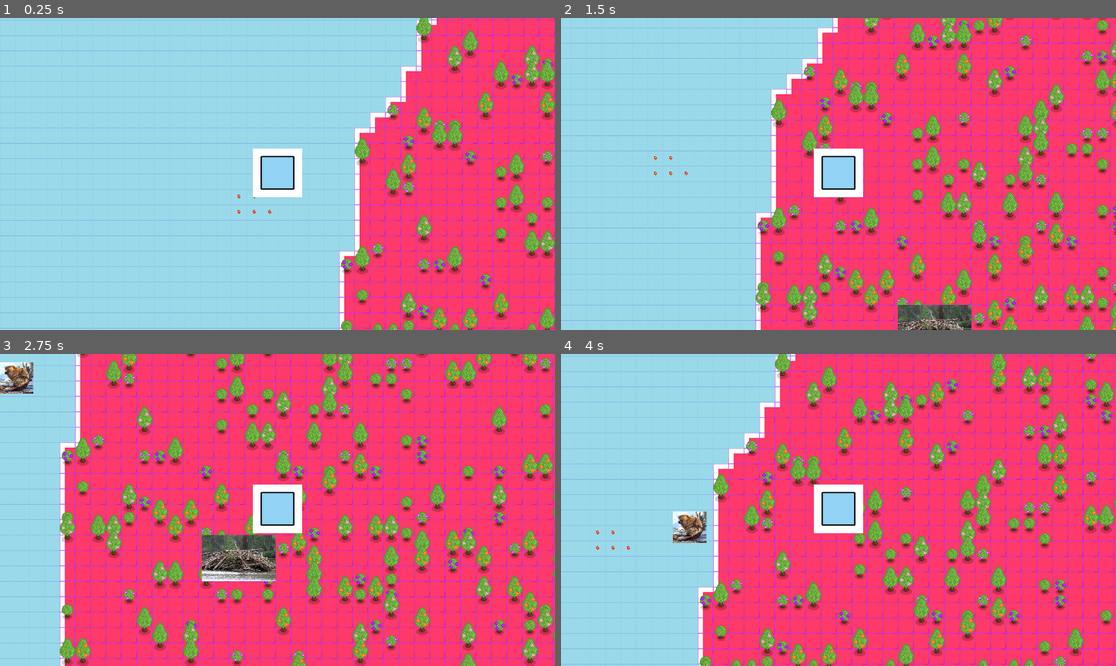
Above: before the commit, frames 1-4 (two rows, left to right).
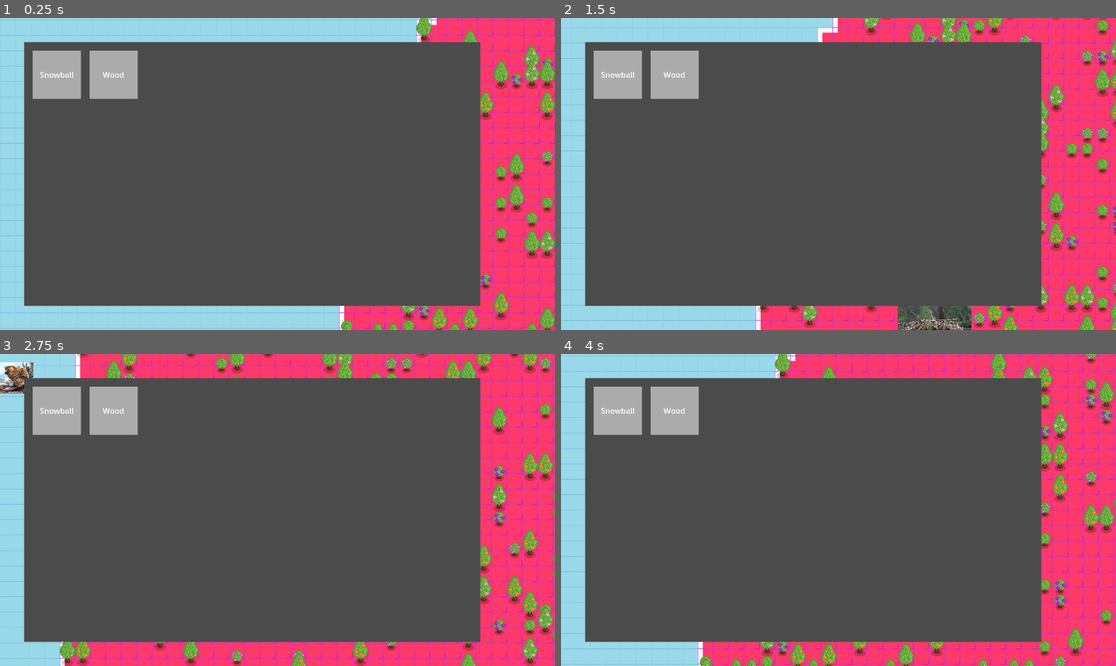
Above: after the commit, the same moments.

Repository: BigWing06/CS3-CapstoneProject
Game: Godot game, scene res://Viewport/Main.tscn
Two runs of this game, one before a commit and one after it. Both use one fixed random seed, a clock stepped at 60 frames per second and the inputs below.
Inputs (mouse positions are in pixels of both pictures, inside the frame that each line leads up to):
- Up to frame 1 (0.25 s): no input
- Up to frame 2 (1.5 s): tap Enter at 0.5 s; move the mouse to (960, 158) at 0.52 s; hold D (move_right) 0.53-1.28 s; click (960, 158) at 0.6 s; move the mouse to (727, 189) at 1.27 s; hold S (move_down) from 1.28 s (still down); right-click (727, 189) at 1.35 s
- Up to frame 3 (2.75 s): move the mouse to (333, 441) at 2.02 s; release S (move_down) at 2.03 s; hold D (move_right) from 2.03 s (still down); tap Mouse wheel down (scrollDown) at 2.1 s
- Up to frame 4 (4 s): move the mouse to (810, 572) at 2.77 s; release D (move_right) at 2.78 s; hold W (move_up) 2.78-3.53 s; tap Mouse wheel up (scrollUp) at 2.85 s; move the mouse to (1005, 556) at 3.52 s; hold A (move_left) from 3.53 s (still down); click (1005, 556) at 3.6 s

The runs differ from the first frame. In frame 1, 70% of the frame differs, in the area x 4-87%, y 7-93%; in frame 2, 70%; in frame 3, 69%; in frame 4, 70%.

Commit message:
Initial Version of Inventory Creation

Diff:
--- a/Player/Player.gd
+++ b/Player/Player.gd
@@ -14,6 +14,7 @@
 	global.world.get_node("TileMaps").playerRenderNeighborChunks(getCurrentChunk())
 	inventory.add("wood", 100)
 	inventory.add("snowball", 100)
+
 
 func getCurrentChunk() -> Vector2i: #Returns the current chunk that the player is in
 	return global.world.get_node("TileMaps").getChunk(position)
--- a/Viewport/Main.tscn
+++ b/Viewport/Main.tscn
@@ -1,7 +1,8 @@
-[gd_scene load_steps=3 format=3 uid="uid://dohb7sohljxyf"]
+[gd_scene load_steps=4 format=3 uid="uid://dohb7sohljxyf"]
 
 [ext_resource type="PackedScene" uid="uid://dbcpk0a8t4ern" path="res://World/world.tscn" id="1_n8kvi"]
 [ext_resource type="PackedScene" uid="uid://cvpbb8pit8q8p" path="res://inventory/buildMenu/buildMenu.tscn" id="2_afsl5"]
+[ext_resource type="PackedScene" uid="uid://4an7svyd3c01" path="res://inventory/craftingMenu/craftingMenu.tscn" id="3_d41mf"]
 
 [node name="Main" type="Node2D"]
 
@@ -9,6 +10,9 @@
 
 [node name="UIParent" type="CanvasLayer" parent="."]
 
-[node name="CraftingMenu" parent="UIParent" instance=ExtResource("2_afsl5")]
+[node name="buildMenu" parent="UIParent" instance=ExtResource("2_afsl5")]
 grow_horizontal = 1
 grow_vertical = 1
+
+[node name="craftingMenu" parent="UIParent" instance=ExtResource("3_d41mf")]
+anchors_preset = -1
--- a/inventory/buildMenu/buildMenu.tscn
+++ b/inventory/buildMenu/buildMenu.tscn
@@ -1,7 +1,8 @@
-[gd_scene load_steps=3 format=3 uid="uid://cvpbb8pit8q8p"]
+[gd_scene load_steps=4 format=3 uid="uid://cvpbb8pit8q8p"]
 
 [ext_resource type="Script" path="res://inventory/buildMenu/buildMenu.gd" id="1_ikopu"]
 [ext_resource type="Texture2D" uid="uid://d20g35wds82cd" path="res://Enemy/download.jpg" id="1_inlpd"]
+[ext_resource type="Texture2D" uid="uid://cwr7wlnmx01ci" path="res://fileNotFound.png" id="3_t3p12"]
 
 [node name="CraftingMenu" type="Control"]
 visible = false
@@ -73,4 +74,18 @@
 size_flags_vertical = 3
 theme_override_constants/separation = 0
 
+[node name="ColorRect" type="ColorRect" parent="scrollContainer/towerDisplayList"]
+layout_mode = 2
+color = Color(0.377919, 0.377919, 0.377919, 1)
+
+[node name="HBoxContainer" type="HBoxContainer" parent="scrollContainer/towerDisplayList"]
+layout_mode = 2
+
+[node name="TextureRect" type="TextureRect" parent="scrollContainer/towerDisplayList/HBoxContainer"]
+layout_direction = 2
+layout_mode = 2
+texture = ExtResource("3_t3p12")
+expand_mode = 3
+stretch_mode = 5
+
 [connection signal="selectedTowerChanged" from="." to="." method="_on_selected_tower_changed"]
--- a/inventory/buildMenu/buildMenuTowerListInstance.tscn
+++ b/inventory/buildMenu/buildMenuTowerListInstance.tscn
@@ -2,7 +2,6 @@
 
 [ext_resource type="Script" path="res://inventory/buildMenu/buildMenuTowerListInstance.gd" id="1_o6pfn"]
 [ext_resource type="Texture2D" uid="uid://d20g35wds82cd" path="res://Enemy/download.jpg" id="2_pj0g1"]
-
 
 [node name="root" type="Control"]
 custom_minimum_size = Vector2(0, 75)
--- /dev/null
+++ b/inventory/craftingMenu/craftingMenu.gd
@@ -0,0 +1,35 @@
+extends Control
+
+@onready var inventoryContinaer = preload("res://inventory/craftingMenu/inventoryItemSlot.tscn")
+@onready var craftingListInstance = preload("res://inventory/craftingMenu/craftingMenuListItem.tscn")
+@onready var gridContainer = $margin/GridContainer
+
+func _ready() -> void:
+	global.player.inventory.resourcesChanged.connect(update)
+	update("", 5)
+
+	#Generates the crating menu list
+	#for resource in utils.resourceJSON.keys():
+		#if "recipe" in utils.resourceJSON[resource].keys():
+			#var listItem = craftingListInstance.instantiate()
+			#listItem.display(resource)
+			#$margin/ScrollContainer/VBoxContainer.add_child(listItem)
+
+
+func _process(delta: float) -> void:
+	if Input.is_action_just_pressed("toggleInventory"):
+		_toggleMenu()
+
+func _toggleMenu():
+	visible = !visible
+
+func update(changed, amount): #Updates the inventory sceneInstances to match the currenty inventory dict passed in
+	var inventoryDict = global.player.inventory.getResourceDict()
+	for child in $margin/GridContainer.get_children():
+		child.queue_free()
+	var resources = inventoryDict.keys()
+	resources.sort()
+	for resource in resources:
+		var container = inventoryContinaer.instantiate()
+		container.display(resource)
+		gridContainer.add_child(container)
--- a/inventory/craftingMenu/craftingMenu.tscn
+++ b/inventory/craftingMenu/craftingMenu.tscn
@@ -1,6 +1,6 @@
 [gd_scene load_steps=2 format=3 uid="uid://4an7svyd3c01"]
 
-[ext_resource type="PackedScene" uid="uid://c2kjrlgsa3g3" path="res://inventory/craftingMenu/inventoryItemSlot.tscn" id="1_of746"]
+[ext_resource type="Script" path="res://inventory/craftingMenu/craftingMenu.gd" id="1_qkflq"]
 
 [node name="CraftingMenu" type="Control"]
 layout_mode = 3
@@ -9,6 +9,7 @@
 anchor_bottom = 1.0
 grow_horizontal = 2
 grow_vertical = 2
+script = ExtResource("1_qkflq")
 
 [node name="margin" type="Control" parent="."]
 layout_mode = 1
@@ -24,8 +25,8 @@
 
 [node name="ColorRect" type="ColorRect" parent="margin"]
 layout_mode = 1
-anchors_preset = 15
-anchor_right = 1.0
+anchors_preset = -1
+anchor_right = 0.9
 anchor_bottom = 1.0
 grow_horizontal = 2
 grow_vertical = 2
@@ -34,12 +35,19 @@
 [node name="GridContainer" type="GridContainer" parent="margin"]
 layout_mode = 1
 anchors_preset = -1
-anchor_right = 0.7
-offset_right = 18.0
-offset_bottom = -18.0
+anchor_right = 1.0
+offset_left = 18.0
+offset_top = 18.0
+offset_right = -18.0
+offset_bottom = 18.0
 theme_override_constants/h_separation = 18
 theme_override_constants/v_separation = 20
-columns = 6
+columns = 8
 
-[node name="InventoryItemSlot" parent="margin/GridContainer" instance=ExtResource("1_of746")]
-layout_mode = 2
+[node name="VBoxContainer" type="VBoxContainer" parent="margin"]
+layout_mode = 1
+anchors_preset = -1
+anchor_left = 0.9
+anchor_right = 1.0
+anchor_bottom = 1.0
+offset_bottom = 40.0
--- /dev/null
+++ b/inventory/craftingMenu/craftingMenuListItem.gd
@@ -0,0 +1,5 @@
+extends ColorRect
+
+func display(resource):
+	var resourceDict = utils.resourceJSON[resource]
+	$HBoxContainer/resourceName.text = resourceDict["name"]
--- /dev/null
+++ b/inventory/craftingMenu/craftingMenuListItem.tscn
@@ -0,0 +1,31 @@
+[gd_scene load_steps=2 format=3 uid="uid://1qklhkav2glj"]
+
+[ext_resource type="Script" path="res://inventory/craftingMenu/craftingMenuListItem.gd" id="1_j8yjn"]
+
+[node name="ColorRect" type="ColorRect"]
+custom_minimum_size = Vector2(0, 75)
+size_flags_horizontal = 3
+color = Color(0, 0, 0, 1)
+script = ExtResource("1_j8yjn")
+
+[node name="HBoxContainer" type="HBoxContainer" parent="."]
+layout_mode = 1
+anchors_preset = -1
+anchor_right = 1.0
+anchor_bottom = 1.0
+offset_left = 8.0
+offset_top = 8.0
+offset_right = -8.0
+offset_bottom = -8.0
+grow_horizontal = 2
+grow_vertical = 2
+
+[node name="TextureRect" type="TextureRect" parent="HBoxContainer"]
+layout_mode = 2
+expand_mode = 3
+
+[node name="resourceName" type="Label" parent="HBoxContainer"]
+layout_mode = 2
+size_flags_horizontal = 3
+size_flags_vertical = 1
+vertical_alignment = 1
--- a/inventory/craftingMenu/crafting_menu.gd
+++ b/inventory/craftingMenu/crafting_menu.gd
@@ -7,3 +7,5 @@
 		container.queue_free()
 	for resource in resourceDict.keys():
 		var container = gridContainer.instantiate()
+		container.update(resource)
+		gridContainer.add_child(container)
--- a/inventory/craftingMenu/inventoryItem_slot.gd
+++ b/inventory/craftingMenu/inventoryItem_slot.gd
@@ -1,6 +1,5 @@
 extends Control
 
 func display(resource): #Called by the crafting menu script to show a specific resource
-	#var resourceData = utils.resource
-	#$nameLbl.text =
-	pass
+	var resourceData = utils.resourceJSON[resource]
+	$nameLbl.text = resourceData["name"]
--- a/inventory/inventory.gd
+++ b/inventory/inventory.gd
@@ -1,6 +1,6 @@
 var _inventory = {}
 
-signal resourcesChanged
+signal resourcesChanged(resource, amount)
 
 func add(resource: String, amount: int) -> void: #Adds an amount of a specific resrouce to inventory
 	if _checkResource(resource):
@@ -10,7 +10,7 @@
 				_inventory.erase(resource)
 		else:
 			_inventory[resource] = amount
-		resourcesChanged.emit()
+		resourcesChanged.emit(resource, amount)
 
 func addResourceDict(resourceDict: Dictionary, multiplier = 1): #Adds or removes (based on multiplier) all of the resources in the provided dictionary and amount
 	for resource in resourceDict:
--- a/project.godot
+++ b/project.godot
@@ -68,6 +68,11 @@
 "events": [Object(InputEventMouseButton,"resource_local_to_scene":false,"resource_name":"","device":-1,"window_id":0,"a …(253 unchanged characters)…
 ]
 }
+toggleInventory={
+"deadzone": 0.5,
+"events": [Object(InputEventKey,"resource_local_to_scene":false,"resource_name":"","device":0,"window_id":0,"alt_pressed":false,"shift_pressed":false,"ctrl_pressed":false,"meta_pressed":false,"pressed":false,"keycode":0,"physical_keycode":82,"key_label":0,"unicode":0,"location":0,"echo":false,"script":null)
+]
+}
 
 [layer_names]
 
